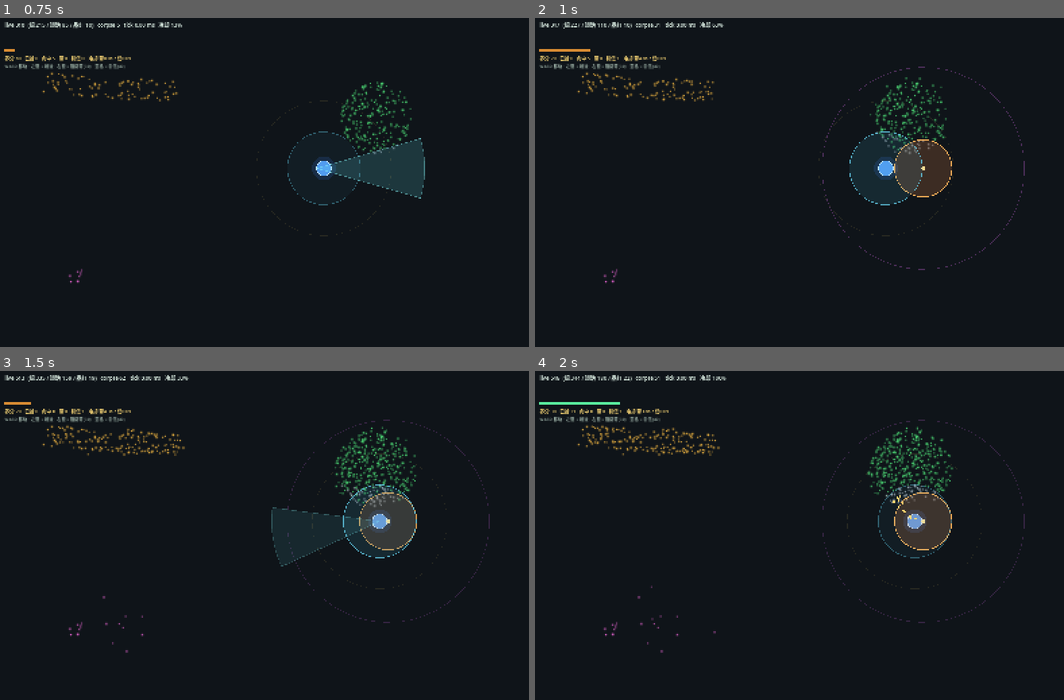
Above: before the commit, frames 1-4 (two rows, left to right).
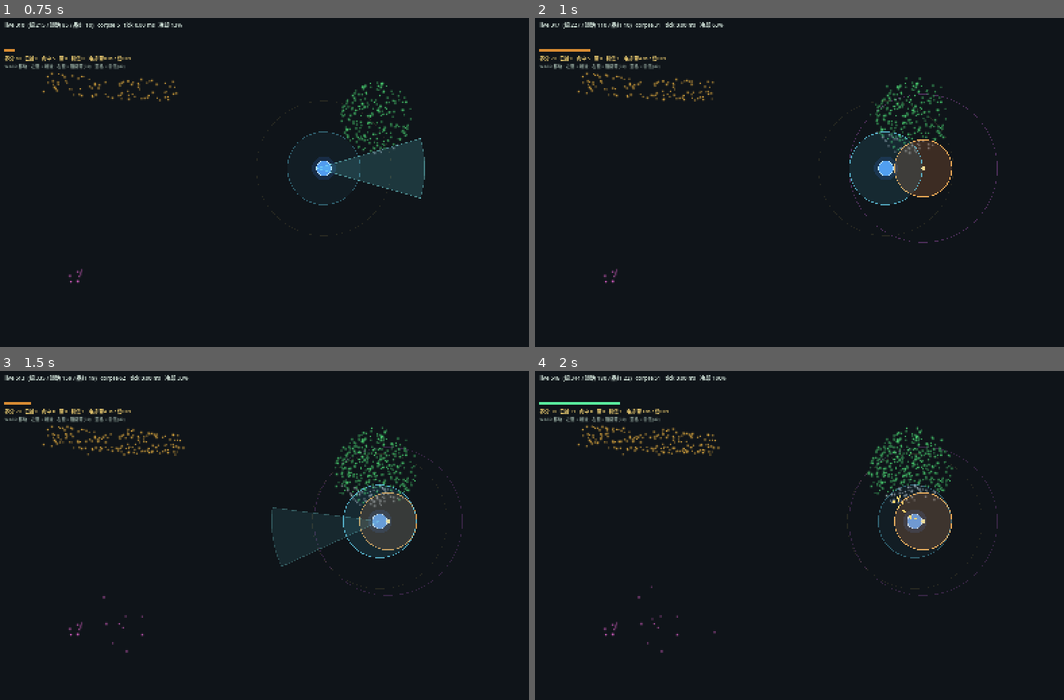
Above: after the commit, the same moments.

Repository: yanyanzi620/gamecreation
Game: Godot game, scene res://scenes/demo/virus_showcase.tscn
The game is run twice, just before and just after one commit, with the same random seed, the same clock (stepped at 60 frames per second) and the same inputs. This scene is started directly instead of the project's main scene.
Inputs (mouse positions are in pixels of both pictures, inside the frame that each line leads up to):
- Up to frame 1 (0.75 s): tap Enter at 0.5 s; move the mouse to (386, 169) at 0.52 s; hold D from 0.53 s (still down); tap P at 0.6 s; click (386, 169) at 0.67 s
- Up to frame 2 (1 s): keep holding D; tap Space at 0.77 s
- Up to frame 3 (1.5 s): release D at 1.25 s; drag from (158, 555) to (243, 604) at 1.27 s
- Up to frame 4 (2 s): no input

Frame 1 is identical in both runs. In frame 2, 0.3% of the frame differs, in the area x 54-93%, y 14-77%; in frame 3, 0.3%; in frame 4, 0.3%.

Commit message:
balance: fuse gravity radius 300 -> 220

Diff:
--- a/scripts/world/virus_population.gd
+++ b/scripts/world/virus_population.gd
@@ -77,7 +77,7 @@
 # 空格放一个引信：小圈里的圆盘/带状直接消融，
 # 大圈里的跳跃链被逐帧拽向小圈，进圈即灭。
 const FUSE_KILL := 85.0        # 小范围：圆盘 / 带状直接消融
-const FUSE_PULL := 300.0       # 更大的范围：只对跳跃链生效，往中心拽
+const FUSE_PULL := 220.0       # 更大的范围：只对跳跃链生效，往中心拽
 const FUSE_SPEED := 250.0      # 被拽的速度 px/s
 const FUSE_LIFE := 3.0         # 引信维持多久
 const MAX_FUSE := 3
Not shown, changed: docs/病毒模型与攻击机制.md
